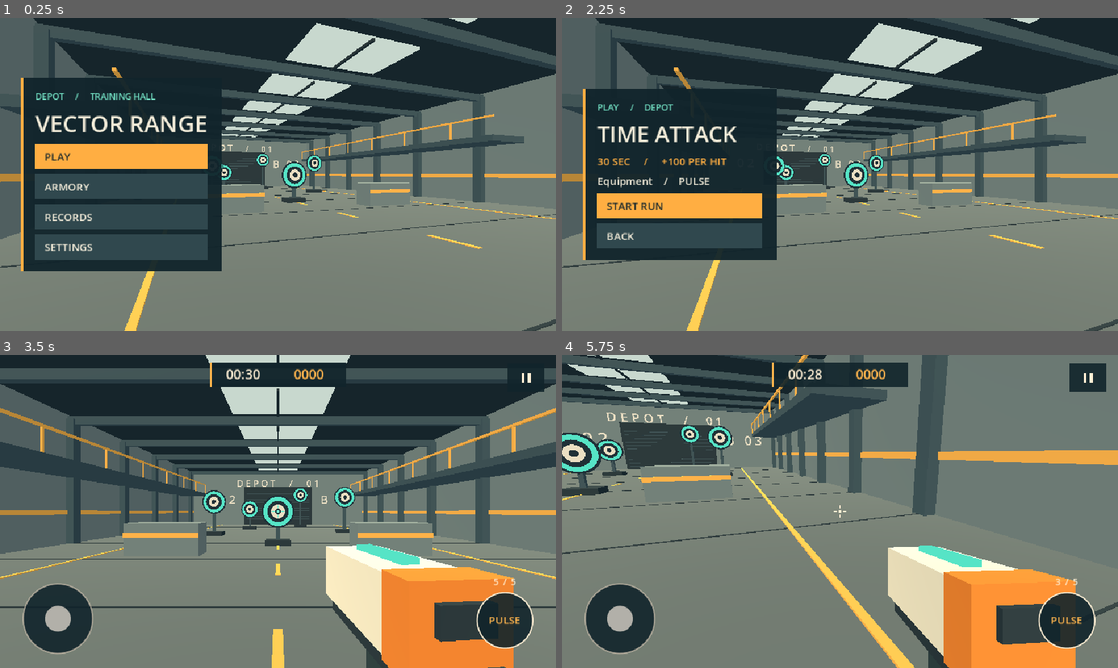
Above: before the commit, frames 1-4 (two rows, left to right).
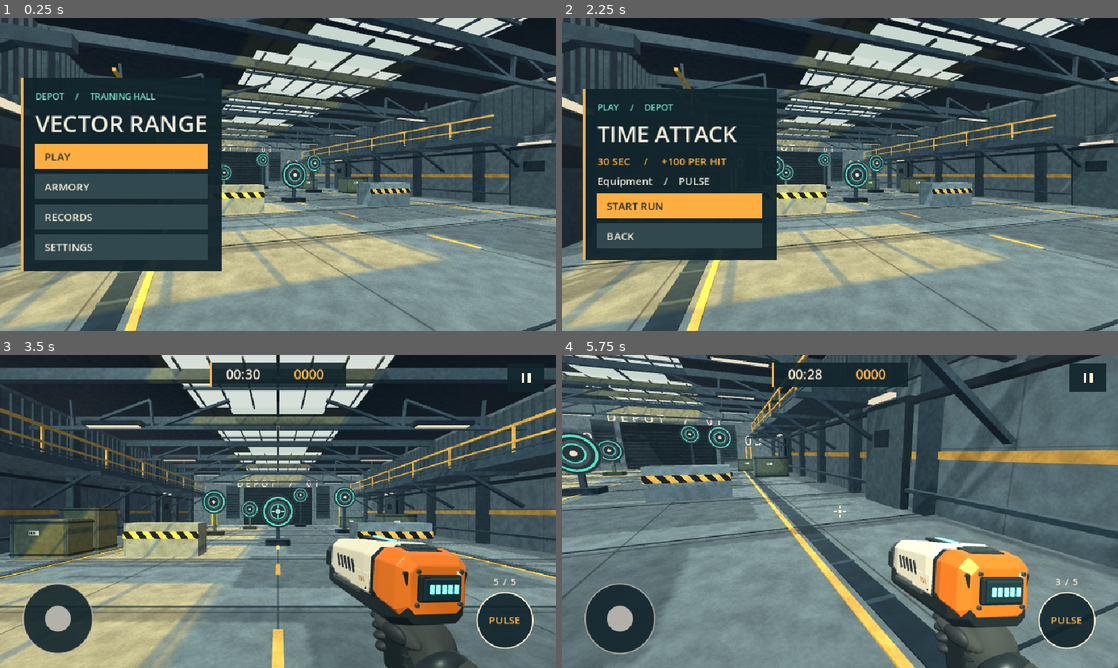
Above: after the commit, the same moments.

Repository: jjongjjongs/fps-mobile
Game: Godot game, scene res://game/depot.tscn
The game is run twice, just before and just after one commit, with the same random seed, the same clock (stepped at 60 frames per second) and the same inputs.
Inputs (mouse positions are in pixels of both pictures, inside the frame that each line leads up to):
- Up to frame 1 (0.25 s): no input
- Up to frame 2 (2.25 s): click "ARMORY" at 0.5 s; click "BACK" at 1.25 s; click "PLAY" at 2 s
- Up to frame 3 (3.5 s): click "START RUN" at 2.75 s
- Up to frame 4 (5.75 s): tap Enter at 3.5 s; move the mouse to (962, 495) at 3.52 s; hold D 3.53-4.25 s; click (962, 495) at 3.67 s; tap Space at 3.77, 5 s; drag from (728, 527) to (812, 574) at 4.27 s; move the mouse to (895, 442) at 5.02 s; hold D from 5.03 s (still down)

The runs differ from the first frame. In frame 1, 49% of the frame differs, in the area x 0-100%, y 0-100%; in frame 2, 51%; in frame 3, 57%; in frame 4, 57%.

Commit message:
Detail Depot lighting and Pulse art, publish install-tested APKs in Releases

Diff:
--- /dev/null
+++ b/art/depot/surface.gdshader
@@ -0,0 +1,50 @@
+shader_type spatial;
+render_mode diffuse_burley, specular_schlick_ggx;
+uniform vec4 tint : source_color = vec4(1.0);
+uniform sampler2D grain : repeat_enable, filter_linear_mipmap_anisotropic;
+uniform int finish = 0; // 0 cast concrete, 1 steel, 2 lane paint, 3 trowelled floor, 4 safety stripes
+varying vec3 world;
+varying vec3 face;
+void vertex() {
+	world = (MODEL_MATRIX * vec4(VERTEX, 1.0)).xyz;
+	face = normalize(MODEL_NORMAL_MATRIX * NORMAL);
+}
+float slab_joint(float coord) {
+	float d = abs(fract(coord+0.5)-0.5);
+	return 1.0-smoothstep(0.001,0.006+fwidth(coord)*0.4,d);
+}
+void fragment() {
+	vec3 n = abs(normalize(face));
+	vec2 uv = n.y>0.65 ? world.xz : (n.x>n.z ? world.zy : world.xy);
+	vec3 tex = texture(grain, uv*0.49).rgb;
+	float cloud = texture(grain,uv*0.087).r;
+	float metal = finish==1 ? 1.0 : 0.0;
+	vec3 base = tint.rgb;
+	if (finish==4) {
+		float dash = smoothstep(0.48,0.52,fract((uv.x+uv.y*0.8)*2.2));
+		base = mix(vec3(0.045,0.055,0.05),base,dash);
+	}
+	float grain_lum = mix(tex.r,tex.g,metal);
+	float pattern = 0.70+grain_lum*0.48+cloud*0.15;
+	if (finish==3) {
+		float seams = max(slab_joint(world.x/3.4),slab_joint(world.z/4.2));
+		pattern *= (1.0-0.36*seams);
+	} else if (finish==0 && n.y<0.6) {
+		pattern *= 1.0-0.20*max(slab_joint((uv.x+1.4)/3.7),slab_joint((uv.y+0.1)/1.7));
+		float tie = length(vec2(fract((uv.x+0.4)*0.55)-0.5,fract((uv.y+0.2)*0.78)-0.5));
+		pattern *= 1.0-0.38*(1.0-smoothstep(0.009,0.022,tie));
+	}
+	// Sunlit patches projected by the south-facing roof monitors and their mullions.
+	vec2 sky = vec2(world.x + (6.0-world.y)*0.76, world.z + (6.0-world.y)*0.43);
+	float pane = smoothstep(-3.9,-3.65,sky.x)*(1.0-smoothstep(3.25,3.55,sky.x));
+	float along = abs(mod(sky.y+2.0,6.0)-3.0);
+	pane *= 1.0-smoothstep(1.68,1.89,along);
+	pane *= 0.38+0.62*smoothstep(0.035,0.105,abs(mod(sky.x+0.6,1.55)-0.775));
+	pane *= 1.0-smoothstep(11.0,12.0,abs(world.x));
+	float corner = smoothstep(0.1,2.4, min(10.0-abs(world.x),22.0+world.z));
+	ALBEDO = base*pattern*mix(0.84,1.0,corner)*mix(vec3(0.80,0.88,0.96),vec3(1.22,1.11,0.90),pane);
+	EMISSION = base*pane*vec3(0.42,0.31,0.18);
+	ROUGHNESS = clamp(mix(0.75,0.41,metal)+(tex.b-0.5)*0.30-(finish==3?0.16:0.0),0.18,0.96);
+	METALLIC = metal*0.42;
+	SPECULAR = 0.46;
+}
--- a/game/depot.gd
+++ b/game/depot.gd
@@ -1,9 +1,9 @@
 extends Node3D
 
-const STEEL = Color("#374c54")
-const DARK = Color("#223138")
+const STEEL = Color("#43545b")
+const DARK = Color("#28353c")
 const CONCRETE = Color("#697879")
-const FLOOR = Color("#576263")
+const FLOOR = Color("#636b68")
 const PAINT = Color("#efa847")
 const IVORY = Color("#ebdfc3")
 const MINT = Color("#56e4c6")
@@ -12,14 +12,33 @@
 var groups := {}
 var rings: Array[MeshInstance3D] = []
 
-func material(color: Color, lit := true) -> StandardMaterial3D:
+const SURFACE = preload("res://art/depot/surface.gdshader")
+const GRAIN = preload("res://art/depot/surface-grain.jpg")
+const PULSE_MODEL = preload("res://art/depot/pulse.glb")
+const STRIPES = Color("#e2a644")
+const SHEET = Color("#58686a")
+const CRATE = Color("#606a56")
+
+func material(color: Color, lit := true) -> Material:
 	var key := color.to_html() + str(lit)
-	if not surfaces.has(key):
-		var m := StandardMaterial3D.new()
-		m.albedo_color = color
-		m.roughness = 0.91
-		if not lit:
-			m.shading_mode = BaseMaterial3D.SHADING_MODE_UNSHADED
+	if surfaces.has(key):
+		return surfaces[key]
+	if not lit:
+		var flat := StandardMaterial3D.new()
+		flat.albedo_color = color
+		flat.shading_mode = BaseMaterial3D.SHADING_MODE_UNSHADED
+		surfaces[key] = flat
+	else:
+		var m := ShaderMaterial.new()
+		m.shader = SURFACE
+		m.set_shader_parameter("tint", color)
+		m.set_shader_parameter("grain", GRAIN)
+		var finish := 0
+		if color in [DARK, STEEL, SHEET, CRATE]: finish = 1
+		elif color == PAINT: finish = 2
+		elif color == FLOOR: finish = 3
+		elif color == STRIPES: finish = 4
+		m.set_shader_parameter("finish",finish)
 		surfaces[key] = m
 	return surfaces[key]
 
@@ -42,18 +61,31 @@
 func build():
 	var ambient := WorldEnvironment.new()
 	var env := Environment.new()
-	env.background_mode = Environment.BG_COLOR
-	env.background_color = Color("#62777c")
+	var daylight := ProceduralSkyMaterial.new()
+	daylight.sky_top_color = Color("#688799")
+	daylight.sky_horizon_color = Color("#d4d9d2")
+	daylight.ground_bottom_color = Color("#2b353a")
+	daylight.ground_horizon_color = Color("#77817e")
+	var sky := Sky.new()
+	sky.sky_material = daylight
+	env.sky = sky
+	env.background_mode = Environment.BG_SKY
+	env.reflected_light_source = Environment.REFLECTION_SOURCE_SKY
 	env.ambient_light_source = Environment.AMBIENT_SOURCE_COLOR
-	env.ambient_light_color = Color("#e0e9e9")
-	env.ambient_light_energy = 0.75
+	env.ambient_light_color = Color("#aebbca")
+	env.ambient_light_energy = 0.64
 	ambient.environment = env
 	add_child(ambient)
 	var sun := DirectionalLight3D.new()
-	sun.rotation_degrees = Vector3(-57,-35,-12)
+	sun.rotation_degrees = Vector3(-52,-32,0)
 	sun.light_color = Color("#fff0ce")
-	sun.light_energy = 1.25
+	sun.light_energy = 1.0
+	sun.shadow_enabled = true
+	sun.directional_shadow_max_distance = 30.0
+	sun.directional_shadow_mode = DirectionalLight3D.SHADOW_ORTHOGONAL
+	sun.shadow_opacity = 0.60
 	add_child(sun)
+	architecture()
 	box(Vector3(0,-0.15,-5),Vector3(20,0.3,34),FLOOR,true)
 	box(Vector3(0,3,-22),Vector3(20,6,0.4),CONCRETE,true)
 	box(Vector3(0,3,12),Vector3(20,6,0.4),CONCRETE,true)
@@ -67,7 +99,7 @@
 		for z in range(-18,3,3):
 			box(Vector3(side*7.4,3.7,z),Vector3(0.07,1.0,0.07),PAINT)
 		box(Vector3(side*3.9,0.55,-1),Vector3(2.5,1.1,1),CONCRETE,true)
-		box(Vector3(side*3.9,0.71,-0.486),Vector3(2.52,0.15,0.02),PAINT)
+		box(Vector3(side*3.9,0.71,-0.486),Vector3(2.52,0.24,0.02),STRIPES)
 	for z in range(-20,12,4):
 		box(Vector3(0,5.75,z),Vector3(20,0.35,0.25),STEEL)
 		box(Vector3(0,5.96,z+1.6),Vector3(4.1,0.08,2.4),Color("#c8d8ce"),false,true)
@@ -89,6 +121,9 @@
 		var model := MultiMeshInstance3D.new()
 		model.multimesh = mm
 		model.material_override = m
+		# Daylight enters through the roof monitors; the industrial shell uses baked light bands.
+		if m == material(DARK) or m == material(CONCRETE) or m == material(FLOOR) or m == material(SHEET):
+			model.cast_shadow = GeometryInstance3D.SHADOW_CASTING_SETTING_OFF
 		add_child(model)
 	groups.clear()
 	sign_text("D E P O T      /      0 1",Vector3(0,4.75,-21.4),0.011)
@@ -96,6 +131,82 @@
 	sign_text("B   0 3",Vector3(6.8,2.9,-21.65),0.014)
 	for pos in [Vector3(0,1.5,-3.5),Vector3(-4.0,2.1,-8),Vector3(4.7,2.5,-10),Vector3(-2.4,1.7,-13.8),Vector3(2.2,3.1,-17)]:
 		target(pos)
+
+func beam(a: Vector3, b: Vector3, width: float, depth: float, color: Color):
+	var axis := b-a
+	var basis := Basis(Quaternion(Vector3.UP,axis.normalized())).scaled_local(Vector3(width,axis.length(),depth))
+	var m := material(color)
+	if not groups.has(m): groups[m] = []
+	groups[m].append(Transform3D(basis,(a+b)*0.5))
+
+func freight(x: float, z: float, width: float, height: float):
+	box(Vector3(x,height*0.5,z),Vector3(width,height,1.15),CRATE,true)
+	for side in [-1.0,1.0]:
+		box(Vector3(x+side*(width*0.5-0.085),height*0.5,z),Vector3(0.11,height+0.025,1.18),STEEL)
+	for y in [0.085,height-0.085]:
+		box(Vector3(x,y,z),Vector3(width+0.03,0.08,1.19),DARK)
+	box(Vector3(x-0.16,height*0.65,z+0.583),Vector3(0.34,0.15,0.012),IVORY)
+	for i in 4:
+		box(Vector3(x-0.29+i*0.055,height*0.65,z+0.593),Vector3(0.023,0.09,0.012),DARK)
+
+func architecture():
+	# An isolated inspection bay gives the armory its own lighting and silhouette.
+	box(Vector3(35,0.68,-1.6),Vector3(8,0.24,3.5),STEEL)
+	box(Vector3(35.34,0.86,-1.06),Vector3(1.08,0.14,0.72),DARK)
+	box(Vector3(35.34,0.945,-1.06),Vector3(0.98,0.03,0.62),SHEET)
+	box(Vector3(35,2.3,-2.7),Vector3(9,4.6,0.2),DARK)
+	for x in range(-4,5):
+		box(Vector3(35+x*0.8,2.25,-2.585),Vector3(0.76,4.3,0.04),STEEL)
+		for j in 4:
+			box(Vector3(35+x*0.8+0.23,1.75+j*0.085,-2.553),Vector3(0.17,0.024,0.016),DARK)
+	box(Vector3(35,1.12,-2.51),Vector3(8,0.024,0.04),PAINT,false,true)
+	box(Vector3(35,2.22,-2.51),Vector3(8,0.022,0.04),IVORY,false,true)
+	sign_text("P U L S E    /    0 1",Vector3(36.55,2.06,-2.50),0.0026)
+
+	for side in [-1.0,1.0]:
+		for z in range(-18,10,4):
+			box(Vector3(side*9.73,4.6,z),Vector3(0.14,2.4,3.8),SHEET)
+			for k in 9:
+				box(Vector3(side*9.62,4.6,z-1.66+k*0.41),Vector3(0.11,2.3,0.044),STEEL)
+			box(Vector3(side*9.41,2.75,z),Vector3(0.23,0.13,3.95),DARK)
+			box(Vector3(side*9.4,0.56,z),Vector3(0.2,0.09,3.95),STEEL)
+			box(Vector3(side*8.12,3.0,z),Vector3(2.5,0.16,0.18),STEEL)
+			beam(Vector3(side*9.6,1.7,z),Vector3(side*7.4,2.98,z),0.11,0.16,STEEL)
+		box(Vector3(side*7.38,3.68,-8),Vector3(0.065,0.065,19.8),PAINT)
+		box(Vector3(side*7.38,3.43,-8),Vector3(0.055,0.055,19.8),STEEL)
+		for z in [-13.0,2.6]:
+			box(Vector3(side*9.36,1.46,z),Vector3(0.18,2.83,2.0),DARK)
+			box(Vector3(side*9.23,1.38,z),Vector3(0.1,2.66,1.76),SHEET)
+			box(Vector3(side*9.16,1.9,z),Vector3(0.02,0.47,0.76),DARK)
+			box(Vector3(side*9.11,2.95,z),Vector3(0.2,0.11,1.14),IVORY,false,true)
+		for z in range(-20,10,6):
+			for j in 2:
+				beam(Vector3(side*(1.9+j*3.1),5.85,z),Vector3(side*(4.9+j*3.1),4.75,z),0.10,0.13,STEEL)
+				beam(Vector3(side*(4.9+j*3.1),4.75,z),Vector3(side*(5.0+j*3.1),5.85,z),0.09,0.12,STEEL)
+			box(Vector3(side*5.0,4.76,z),Vector3(9.9,0.14,0.19),STEEL)
+	for z in range(-19,10,6):
+		box(Vector3(0,5.91,z),Vector3(6.6,0.035,3.55),Color("#d7e0d8"),false,true)
+		for x in range(-3,4):
+			box(Vector3(x,5.86,z),Vector3(0.06,0.055,3.6),STEEL)
+		box(Vector3(0,5.84,z),Vector3(6.67,0.10,0.08),STEEL)
+		for x in [-5.8,5.8]:
+			box(Vector3(x,4.59,z),Vector3(2.05,0.16,0.32),DARK)
+			box(Vector3(x,4.49,z),Vector3(1.82,0.035,0.2),IVORY,false,true)
+	freight(-7.8,-0.9,1.9,1.22)
+	freight(-7.55,-2.25,1.45,1.64)
+	freight(7.65,-8.6,2.15,1.30)
+	freight(6.65,-15.2,1.8,1.04)
+	for x in [-7.3,-6.85,6.85,7.3]:
+		box(Vector3(x,1.1,-20.35),Vector3(0.14,2.2,0.14),PAINT)
+	for x in [-5.2,5.2]:
+		box(Vector3(x,2.55,-21.66),Vector3(1.58,3.8,0.15),STEEL)
+		for y in range(9):
+			box(Vector3(x,1.2+y*0.28,-21.50),Vector3(1.37,0.12,0.10),DARK)
+	# Cast-in side channels frame the playable lane.
+	for x in [-6.5,6.5]:
+		box(Vector3(x,0.012,-4.7),Vector3(0.32,0.014,30.5),DARK)
+		for z in range(-19,10):
+			box(Vector3(x,0.024,z),Vector3(0.34,0.012,0.065),STEEL)
 
 func sign_text(value: String, pos: Vector3, pixel: float):
 	var label := Label3D.new()
@@ -146,30 +257,20 @@
 	body.add_child(hitbox)
 	part(self,Vector3(pos.x,0.12,pos.z-0.10),Vector3(1.1,0.24,0.85),DARK)
 	part(self,Vector3(pos.x,pos.y/2,pos.z-0.1),Vector3(0.17,pos.y,0.16),STEEL)
+	disc(body,0.76,-0.05,STEEL)
 	disc(body,0.74,0,DARK)
 	rings.append(disc(body,0.66,0.027,MINT))
-	disc(body,0.48,0.054,DARK)
-	disc(body,0.31,0.081,IVORY)
-	disc(body,0.13,0.108,DARK)
+	disc(body,0.58,0.054,DARK)
+	disc(body,0.47,0.067,STEEL)
+	disc(body,0.35,0.081,MINT)
+	disc(body,0.30,0.095,DARK)
+	disc(body,0.105,0.118,IVORY)
 
 func light_plate(index: int, enabled: bool):
 	rings[index].material_override = material(PAINT if enabled else MINT,false)
 
 func make_pulse(parent: Node3D) -> Node3D:
-	var rig := Node3D.new()
+	var rig := PULSE_MODEL.instantiate() as Node3D
+	parent.add_child(rig)
 	rig.name = "ViewModel"
-	parent.add_child(rig)
-	var weapon := Node3D.new()
-	weapon.name = "Pulse"
-	rig.add_child(weapon)
-	part(weapon,Vector3(0,0,-0.08),Vector3(0.145,0.13,0.34),IVORY)
-	part(weapon,Vector3(0,-0.065,-0.06),Vector3(0.13,0.06,0.31),DARK)
-	part(weapon,Vector3(0,0,0.09),Vector3(0.15,0.14,0.07),Color("#e77d2c"))
-	part(weapon,Vector3(0,0.073,-0.08),Vector3(0.035,0.012,0.19),MINT,true)
-	part(weapon,Vector3(0,0.019,0.13),Vector3(0.08,0.045,0.012),DARK)
-	var hands := Node3D.new()
-	hands.name = "Gloves"
-	rig.add_child(hands)
-	part(hands,Vector3(0,-0.1,0.05),Vector3(0.12,0.105,0.16),GLOVE)
-	part(hands,Vector3(0.018,-0.15,0.15),Vector3(0.145,0.11,0.14),STEEL)
 	return rig
--- a/game/range.gd
+++ b/game/range.gd
@@ -125,10 +125,13 @@
 	hud.show_page("home")
 
 func armory():
+	place(Vector3(35,0.03,0),0)
 	hud.show_page("armory")
 	pulse.show()
-	pulse.position = Vector3(0.43,-0.015,-0.72)
-	pulse.rotation_degrees = Vector3(8,65,-5)
+	pulse.get_node("Gloves").hide()
+	pulse.scale = Vector3.ONE * 1.70
+	pulse.position = Vector3(0.36,-0.055,-0.97)
+	pulse.rotation_degrees = Vector3(5,119,-3)
 
 func start_run():
 	mode = "play"
@@ -143,6 +146,8 @@
 	step_phase = 0
 	aimed = false
 	pulse.show()
+	pulse.get_node("Gloves").show()
+	pulse.scale = Vector3.ONE * 0.84
 	pose()
 	hud.show_page("play")
 	hud.update_play()
@@ -259,8 +264,8 @@
 
 func pose():
 	var dip := sin(PI*recharge/RECHARGE_TIME)
-	pulse.position = Vector3(0.23,-0.16-dip*0.14+sin(step_phase)*0.004,-0.46+kick*0.035)
-	pulse.rotation_degrees = Vector3(kick*4-dip*18,6,0)
+	pulse.position = Vector3(0.225,-0.14-dip*0.14+sin(step_phase)*0.004,-0.52+kick*0.035)
+	pulse.rotation_degrees = Vector3(kick*4-dip*18,12,-3)
 
 func _physics_process(dt):
 	if mode!="play": return
--- a/project.godot
+++ b/project.godot
@@ -5,7 +5,7 @@
 run/main_scene="res://game/depot.tscn"
 config/features=PackedStringArray("4.7", "GL Compatibility")
 config/icon="res://art/icon.png"
-config/version="0.1.0"
+config/version="0.1.1"
 run/max_fps=60
 
 [display]
@@ -20,6 +20,7 @@
 pointing/emulate_mouse_from_touch=true
 
 [rendering]
+anti_aliasing/quality/msaa_3d=1
 renderer/rendering_method="gl_compatibility"
 renderer/rendering_method.mobile="gl_compatibility"
 textures/vram_compression/import_etc2_astc=true
Binary file added: art/depot/pulse.glb
Not shown, added: art/depot/pulse.glb.import
Binary file added: art/depot/surface-grain.jpg
Not shown, added: art/depot/surface-grain.jpg.import
Not shown, added: art/depot/surface.gdshader.uid
Not shown, added: docs/.gdignore
Binary file added: docs/images/depot.jpg
Binary file added: docs/images/pulse.jpg
Not shown, changed: export_presets.cfg
Not shown, added: release-version.txt
Not shown, changed: ci/android.sh
Not shown, changed: ci/sign.sh
